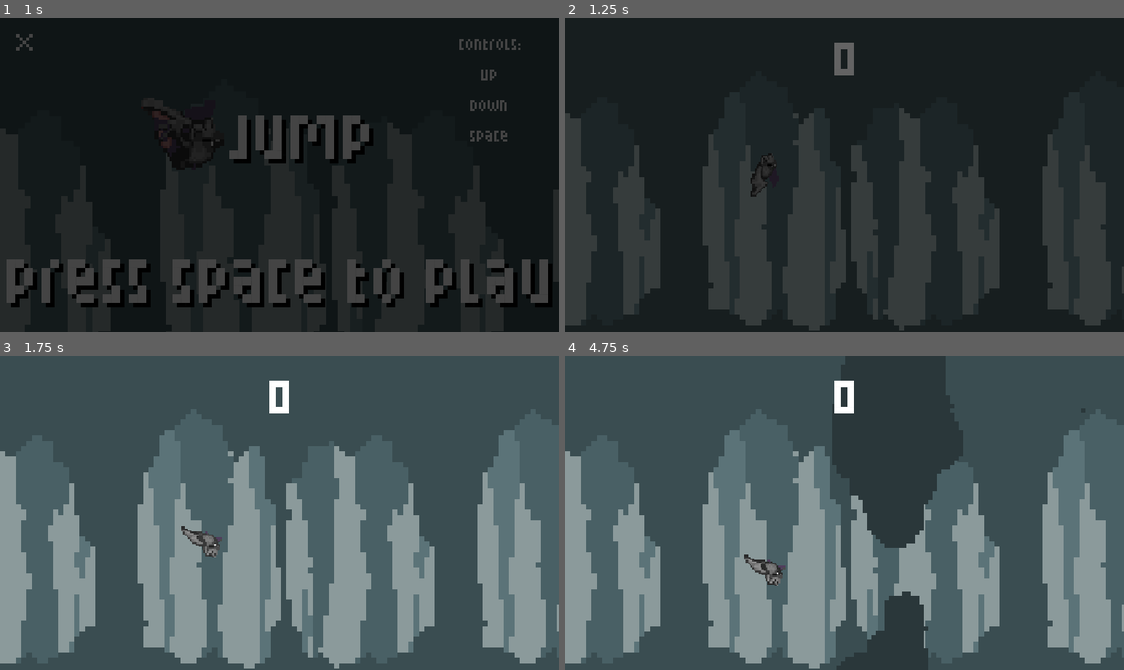
Above: before the commit, frames 1-4 (two rows, left to right).
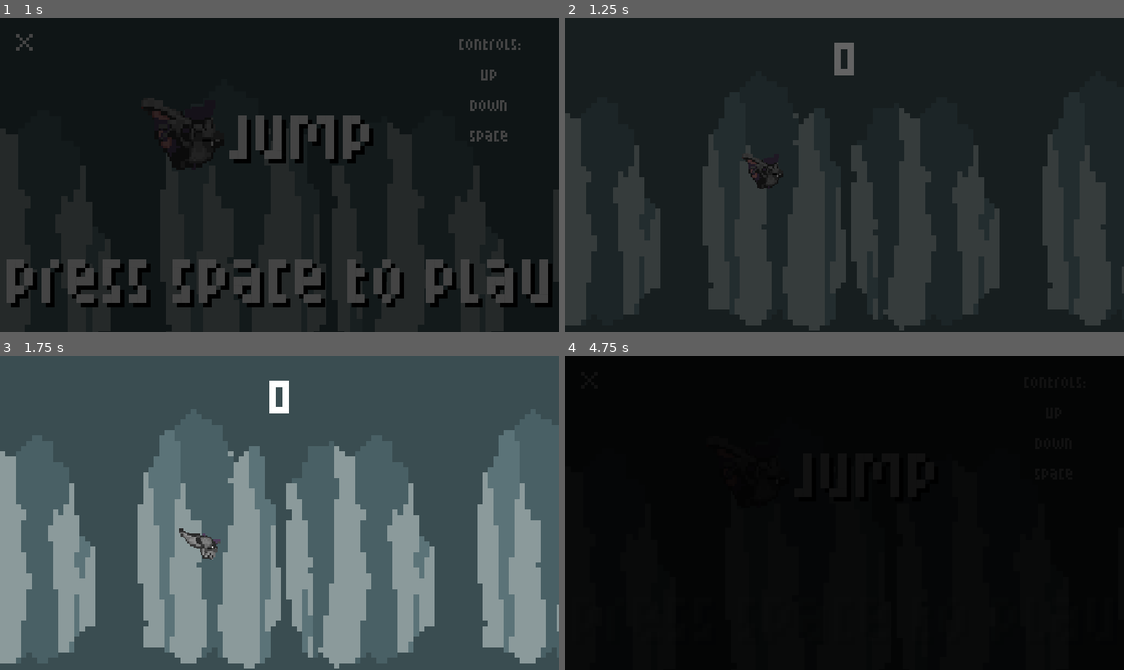
Above: after the commit, the same moments.

Repository: Can202/BatJump
Game: Godot game, scene res://Escenas/Menus/Menú.tscn
Same seed, same stepped clock (60 frames per second), same inputs: the game is played once before the commit and once after it.
Inputs:
- Up to frame 1 (1 s): hold Up (ui_up) from 0.53 s (still down); tap Space (space) at 0.6 s
- Up to frame 2 (1.25 s): keep holding Up (ui_up)
- Up to frame 3 (1.75 s): release Up (ui_up) at 1.28 s; hold Down (ui_down) from 1.28 s (still down); tap Space (space) at 1.35 s
- Up to frame 4 (4.75 s): release Down (ui_down) at 2.03 s; hold Up (ui_up) 2.03-3.53 s; tap Space (space) at 2.1, 2.85, 3.6, 4.25, 4.35 s; hold Down (ui_down) from 3.53 s (still down); tap Escape (scape, bound only after the commit) at 4.15 s

Frame 1 is identical in both runs. In frame 2, 0.2% of the frame differs, in the area x 31-39%, y 43-57%; in frame 3, 0.3%; in frame 4, 100%, in the area x 0-100%, y 0-100%.

Commit message:
Add files via upload

Diff:
--- a/Escenas/Menus/Menú.tscn
+++ b/Escenas/Menus/Menú.tscn
@@ -7,6 +7,7 @@
 [ext_resource path="res://Textures/My Textures/exit.png" type="Texture" id=5]
 [ext_resource path="res://Textures/My Textures/black.png" type="Texture" id=6]
 [ext_resource path="res://Escenas/Otros/Guardar.tscn" type="PackedScene" id=7]
+[ext_resource path="res://Textures/Spell 4 Fire/foom_0.wav" type="AudioStream" id=8]
 
 [sub_resource type="DynamicFont" id=1]
 size = 40
@@ -186,6 +187,12 @@
 texture = ExtResource( 6 )
 
 [node name="Guardar" parent="." instance=ExtResource( 7 )]
+
+[node name="sfx" type="Node" parent="."]
+
+[node name="one" type="AudioStreamPlayer2D" parent="sfx"]
+stream = ExtResource( 8 )
+volume_db = -20.0
 [connection signal="pressed" from="TouchScreenButton" to="." method="_on_TouchScreenButton_pressed"]
 [connection signal="pressed" from="Exit" to="." method="_on_Exit_pressed"]
 [connection signal="animation_finished" from="Animation" to="." method="_on_Animation_animation_finished"]
--- a/Escenas/Otros/Fin/Fin.tscn
+++ b/Escenas/Otros/Fin/Fin.tscn
@@ -7,6 +7,7 @@
 [ext_resource path="res://Textures/Pixel Font/pixel font.ttf" type="DynamicFontData" id=5]
 [ext_resource path="res://Textures/My Textures/black.png" type="Texture" id=6]
 [ext_resource path="res://Escenas/Otros/Guardar.tscn" type="PackedScene" id=7]
+[ext_resource path="res://Textures/16 button clicks/independent_nu_ljudbank-buttons_and_clicks/buttons_and_clicks/modified/Clic03.mp3.wav" type="AudioStream" id=8]
 
 [sub_resource type="RectangleShape2D" id=1]
 
@@ -101,6 +102,12 @@
 texture = ExtResource( 6 )
 
 [node name="Guardar" parent="." instance=ExtResource( 7 )]
+
+[node name="sfx" type="Node2D" parent="."]
+
+[node name="one" type="AudioStreamPlayer2D" parent="sfx"]
+stream = ExtResource( 8 )
+volume_db = -10.0
 [connection signal="pressed" from="Restart" to="." method="_on_Restart_pressed"]
 [connection signal="pressed" from="Menu" to="." method="_on_Menu_pressed"]
 [connection signal="animation_finished" from="AnimationPlayer" to="." method="_on_AnimationPlayer_animation_finished"]
--- a/Escenas/Otros/Jugador/Bat.tscn
+++ b/Escenas/Otros/Jugador/Bat.tscn
@@ -1,7 +1,9 @@
-[gd_scene load_steps=11 format=2]
+[gd_scene load_steps=13 format=2]
 
 [ext_resource path="res://Textures/Bat/bat.png" type="Texture" id=1]
 [ext_resource path="res://Scripts/Otros/Personajes/Bat.gd" type="Script" id=2]
+[ext_resource path="res://Textures/16 button clicks/independent_nu_ljudbank-buttons_and_clicks/buttons_and_clicks/modified/Clic03.mp3.wav" type="AudioStream" id=3]
+[ext_resource path="res://Textures/Spell 4 Fire/foom_0.wav" type="AudioStream" id=4]
 
 [sub_resource type="AtlasTexture" id=1]
 atlas = ExtResource( 1 )
@@ -56,7 +58,7 @@
 [node name="AnimatedSprite" type="AnimatedSprite" parent="."]
 scale = Vector2( 0.5, 0.5 )
 frames = SubResource( 5 )
-frame = 1
+frame = 3
 playing = true
 flip_h = true
 
@@ -70,5 +72,15 @@
 
 [node name="Animation" type="AnimationPlayer" parent="."]
 anims/end = SubResource( 8 )
+
+[node name="music" type="Node" parent="."]
+
+[node name="one" type="AudioStreamPlayer2D" parent="music"]
+stream = ExtResource( 3 )
+volume_db = -13.938
+
+[node name="two" type="AudioStreamPlayer2D" parent="music"]
+stream = ExtResource( 4 )
+volume_db = -20.0
 [connection signal="area_entered" from="Area2D" to="." method="_on_Area2D_area_entered"]
 [connection signal="body_entered" from="Area2D" to="." method="_on_Area2D_body_entered"]
--- a/Scripts/Juego/Juego.gd
+++ b/Scripts/Juego/Juego.gd
@@ -19,6 +19,8 @@
 
 # Called every frame. 'delta' is the elapsed time since the previous frame.
 func _process(delta):
+	if Input.is_action_just_pressed("scape"):
+		get_tree().change_scene("res://Escenas/Menus/Menú.tscn")
 	$Score.text = str(Glovar.Score)
 	#$back.position.x -= 100 * delta
 	#if $back.position.x <= -480:
--- a/Scripts/Menus/Menú.gd
+++ b/Scripts/Menus/Menú.gd
@@ -24,6 +24,7 @@
 	if Input.is_action_just_pressed("space"):
 		anim = 1
 		$Animation.current_animation = "end"
+		$sfx/one.play()
 
 
 func _on_Exit_pressed():
@@ -33,6 +34,7 @@
 func _on_TouchScreenButton_pressed():
 	anim = 1
 	$Animation.current_animation = "end"
+	$sfx/one.play()
 
 
 
--- a/Scripts/Otros/Fin.gd
+++ b/Scripts/Otros/Fin.gd
@@ -27,11 +27,13 @@
 		get_tree().change_scene("res://Escenas/Juego/Juego.tscn")
 
 func _on_Restart_pressed():
+	$sfx/one.play()
 	$AnimationPlayer.current_animation = "end"
 	accion = 2
 
 
 func _on_Menu_pressed():
+	$sfx/one.play()
 	$AnimationPlayer.current_animation = "end"
 	accion = 1
 
--- a/Scripts/Otros/Personajes/Bat.gd
+++ b/Scripts/Otros/Personajes/Bat.gd
@@ -22,9 +22,11 @@
 		$AnimatedSprite.flip_v = true
 		move.y += -150 * delta
 	if Input.is_action_just_pressed("ui_up"):
+		$music/one.play()
 		down = true
 		move.y = -jump_force
 	if Input.is_action_just_pressed("ui_down"):
+		$music/one.play()
 		down = false
 		move.y = jump_force
 
@@ -33,6 +35,7 @@
 
 func _on_Area2D_area_entered(area):
 	if area.is_in_group("cavethings"):
+		$music/two.play()
 		$Animation.current_animation = "end"
 		Glovar.perder = true
 	if area.is_in_group("punto"):
--- a/project.godot
+++ b/project.godot
@@ -54,6 +54,11 @@
 "events": [ Object(InputEventKey,"resource_local_to_scene":false,"resource_name":"","device":0,"alt":false,"shift":false,"control":false,"meta":false,"command":false,"pressed":false,"scancode":32,"unicode":0,"echo":false,"script":null)
  ]
 }
+scape={
+"deadzone": 0.5,
+"events": [ Object(InputEventKey,"resource_local_to_scene":false,"resource_name":"","device":0,"alt":false,"shift":false,"control":false,"meta":false,"command":false,"pressed":false,"scancode":16777217,"unicode":0,"echo":false,"script":null)
+ ]
+}
 
 [input_devices]
 
Not shown: 1 places in Escenas/Menus/Menú.tscn that only renumber resources
Not shown: 1 places in Escenas/Otros/Fin/Fin.tscn that only renumber resources
Not shown, added: Textures/16 button clicks/independent_nu_ljudbank-buttons_and_clicks/buttons_and_clicks/modified/Clic03.mp3.wav.import
Not shown, changed: export_presets.cfg
Not shown, added: Textures/16 button clicks/independent_nu_ljudbank-buttons_and_clicks/buttons_and_clicks/modified/Clic03.mp3.wav
